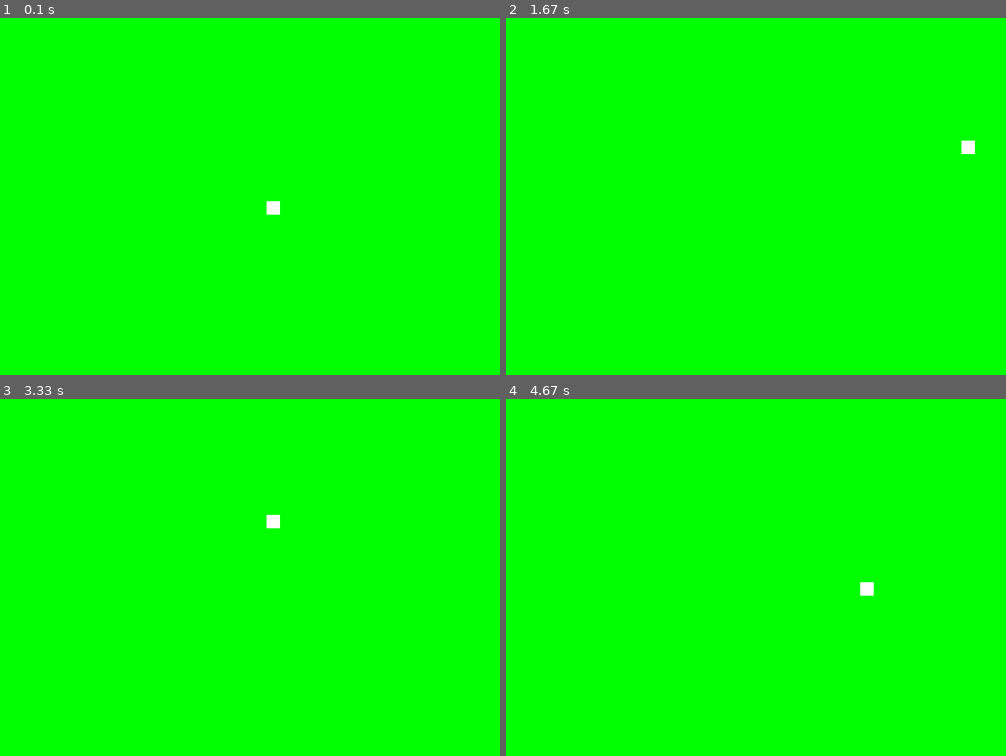
Above: before the commit, frames 1-4 (two rows, left to right).
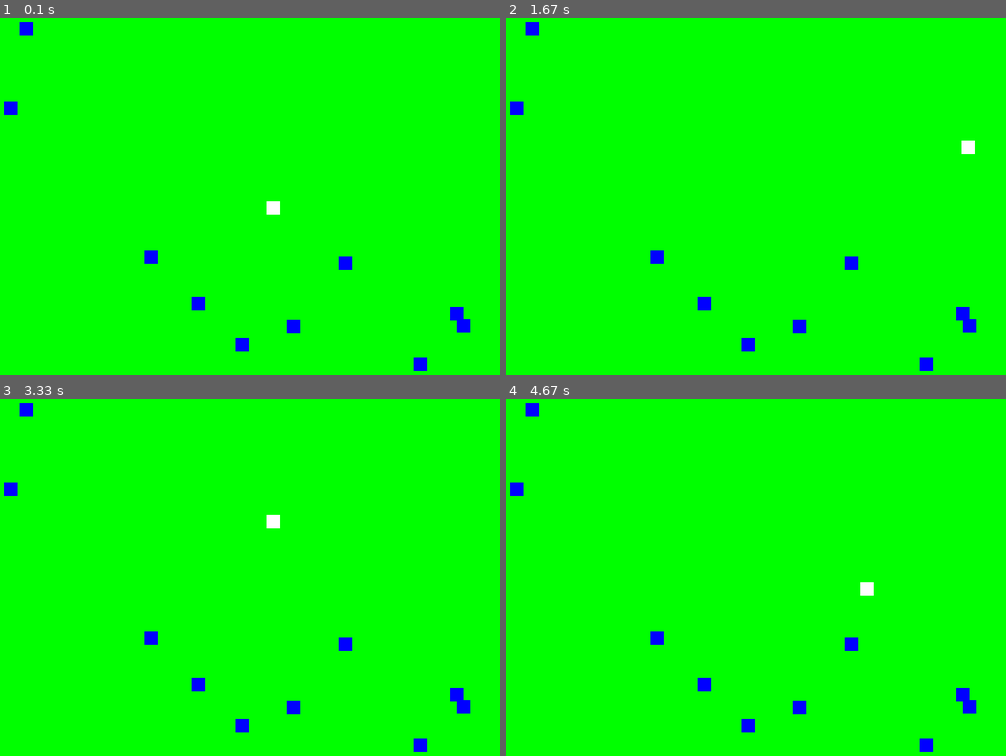
Above: after the commit, the same moments.

Repository: BRYANGC59/First_game
Game: pygame game, started from Game/juego.py
The game is run twice, just before and just after one commit, with the same random seed, the same clock (stepped at 60 frames per second) and the same inputs.
Inputs:
- Up to frame 1 (0.1 s): no input
- Up to frame 2 (1.67 s): hold Right 0.33-0.8 s; hold Up 0.83-1.13 s; hold Right 1.17-1.63 s
- Up to frame 3 (3.33 s): hold Left 1.67-2.2 s; hold Down 2.23-2.53 s; hold Left 2.57-2.97 s; hold Up from 3 s (still down)
- Up to frame 4 (4.67 s): release Up at 3.37 s; hold Right 3.4-4.03 s; hold Down 4.07-4.43 s; hold Left from 4.47 s (still down)

The runs differ from the first frame. In frame 1, 1.0% of the frame differs, in the area x 0-95%, y 1-99%; in frame 2, 1.0%; in frame 3, 1.0%; in frame 4, 1.0%.

Commit message:
Creacion del archivo elementos.py y clase enemigos

Diff:
--- /dev/null
+++ b/Game/elementos.py
@@ -0,0 +1,16 @@
+import random
+
+import pygame
+
+import constantes
+
+
+class Enemigo:
+    def __init__(self, x, y):
+        self.x = x
+        self.y = y
+        self.size = 20
+        self.gemas = random.randint(1,3)
+
+    def draw(self, ventana):
+        pygame.draw.rect(ventana, constantes.BLUE,(self.x, self.y, self.size, self.size))
--- a/Game/mundo.py
+++ b/Game/mundo.py
@@ -1,10 +1,17 @@
+import random
+
 import pygame
 import constantes
+from elementos import Enemigo
 
 class Mundo:
     def __init__(self, ancho, alto):
         self.ancho = ancho
         self.alto = alto
+        self.enemigo = [Enemigo(random.randint(0, ancho-40),
+                                random.randint(0, alto-40)) for _ in range(10)]
 
-    def draw(self, screen):
-        screen.fill(constantes.GREEN)
+    def draw(self, ventana):
+        ventana.fill(constantes.GREEN)
+        for enemigo in self.enemigo:
+            enemigo.draw(ventana)
--- a/Game/personaje.py
+++ b/Game/personaje.py
@@ -10,8 +10,8 @@
         self.size = 20
         self.inventario = {"Gemas": 0}
 
-    def draw(self, screen):
-        pygame.draw.rect(screen, constantes.WHITE, (self.x,self.y, self.size, self.size))
+    def draw(self, ventana):
+        pygame.draw.rect(ventana, constantes.WHITE, (self.x,self.y, self.size, self.size))
 
     def movimientos(self, mx, my):
         self.x += mx
